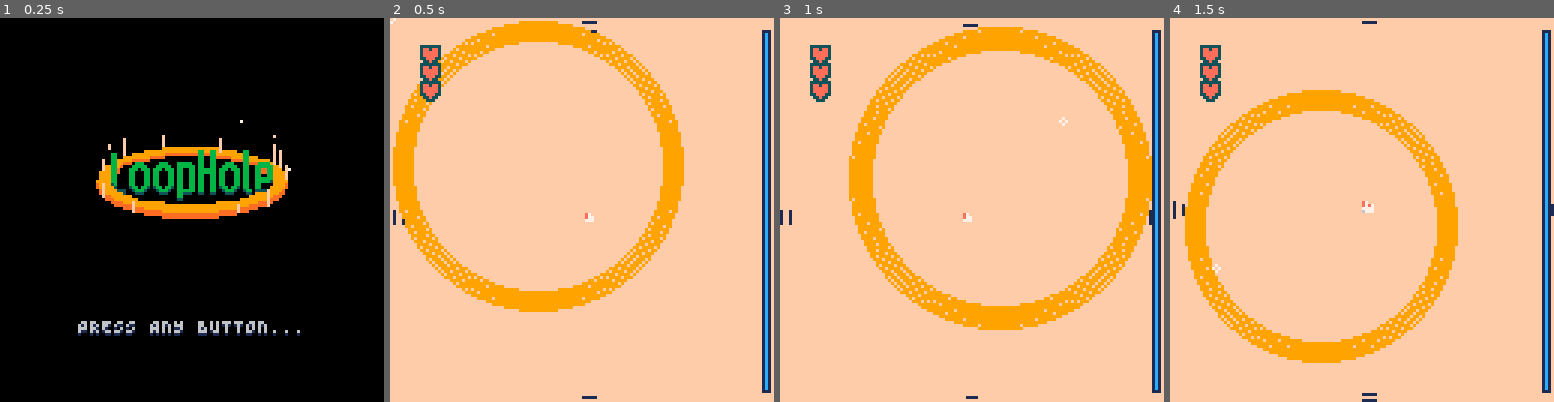
Above: before the commit, frames 1-4 (left to right).
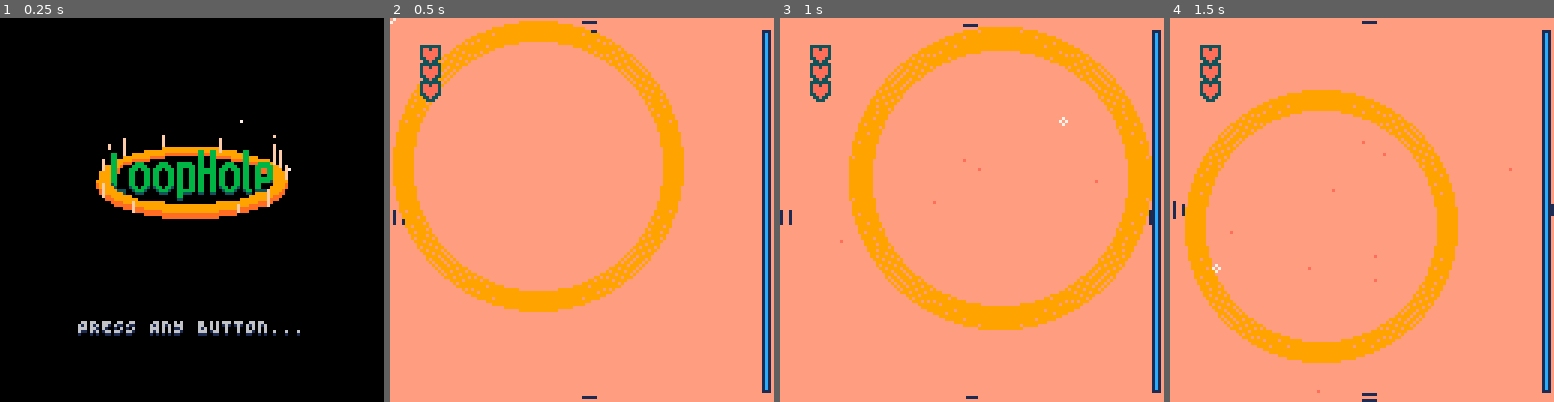
Above: after the commit, the same moments.

Repository: Alfie-Edwards/LoopHole
Game: PICO-8 cartridge loop.p8
Two runs of this game, one before a commit and one after it. Both use one fixed random seed, a clock stepped at 60 frames per second and the inputs below.
Inputs (mouse positions are in pixels of both pictures, inside the frame that each line leads up to):
- Up to frame 1 (0.25 s): no input
- Up to frame 2 (0.5 s): tap X (X key) at 0.33 s
- Up to frame 3 (1 s): click (1060, 121) at 0.67 s; tap O (Z key) at 0.7 s
- Up to frame 4 (1.5 s): tap X (X key) at 1.07 s; click (1216, 267) at 1.22 s

Frame 1 is identical in both runs. In frame 2, 86% of the frame differs, in the area x 0-100%, y 0-100%; in frame 3, 84%; in frame 4, 87%.

Commit message:
First few stages

Diff:
--- a/loop.p8
+++ b/loop.p8
@@ -27,10 +27,10 @@
 
 
 -- set some constants
-z_start = 10
+z_start = 30
 
 loop_max_r = 48
-loop_min_r = 4
+loop_min_r = 6
 loop_nudge_amount = 0.5
 
 loop_max_health = 3
@@ -101,7 +101,7 @@
 
 	curios = {}
 
-	timeline_idx = 1
+	timeline_idx = 4
 	t_started_scene = t()
 end
 
--- a/timeline.lua
+++ b/timeline.lua
@@ -158,6 +158,36 @@
 	}
 end
 
+function vein_curio(config)
+	local curios = {}
+
+	local spacing = (config.line_r * config.scale) * 2
+	local dists = {
+		config.dist - config.r * config.scale - spacing,
+		config.dist,
+		config.dist + config.r * config.scale + spacing,
+	}
+
+	add(curios, inf_line_curio({a = config.a, dist = dists[1], r = config.line_r * config.scale, color = 8}))
+	add(curios, inf_line_curio({a = config.a, dist = dists[3], r = config.line_r * config.scale, color = 8}))
+
+	local sprite_r = (dists[3] - dists[1] - 4 * spacing) / 2
+	local sa, ca = sin(config.a), cos(config.a)
+
+	printh(""..dists[1].." "..dists[2].." "..dists[3].." "..sprite_r)
+
+	for i=-3,3 do
+		local dist = i * (spacing + sprite_r * 2)
+		add(curios, sprite_curio({
+			x = dist * ca + dists[2] * sa,
+			y = dist * sa + dists[2] * ca,
+			r = sprite_r,
+			id = "bloodcell",
+		}))
+	end
+	return curios
+end
+
 function stick_and_ball_curio(config)
 	local curios = {}
 	local max_d = 0
@@ -245,11 +275,15 @@
 end
 
 function inf_line_curio(curio)
+	if curio.dist < 0 then
+		curio.a = (curio.a + 0.5) % 1
+		curio.dist *= -1
+	end
 	local sa, ca = sin(curio.a), cos(curio.a)
-	curio.x1 = -100 * ca + curio.dist * sa
-	curio.y1 = -100 * sa + curio.dist * ca
-	curio.x2 = 100 * ca + curio.dist * sa
-	curio.y2 = 100 * sa + curio.dist * ca
+	curio.x1 = -2000 * ca + curio.dist * sa
+	curio.y1 = -2000 * sa + curio.dist * ca
+	curio.x2 = 2000 * ca + curio.dist * sa
+	curio.y2 = 2000 * sa + curio.dist * ca
 	curio.dist = nil
 	curio.a = nil
 	return line_curio(curio)
@@ -287,8 +321,9 @@
 
 			local sx, sy = world_to_screen(0, 0, z)
 			local sr = cam.zoom * (r / z)
-			sspr(2 * 8, 0,          -- sprite_x, sprite_y
-			     8, 8,              -- sprite_w, sprite_h
+			local spr = sprite_index.eye
+			sspr(spr.x, spr.y,          -- sprite_x, sprite_y
+			     spr.x + spr.w - 1, spr.y + spr.h - 1,              -- sprite_w, sprite_h
 			     sx - sr, sy - sr,  -- x, y
 			     2 * sr, 2 * sr,    -- w, h
 			     false, false)      -- flip_x, flip_y
@@ -299,20 +334,69 @@
 			{
 				progress = 0,
 				curios = sprite_curio({
-					x = 0, y = 0,
-					r = 16, id = "meteor",
+					x = 2, y = 2,
+					r = 6, id = "cell2",
+				}),
+			},
+			{
+				progress = 10,
+				curios = sprite_curio({
+					x = -3, y = 4,
+					r = 11, id = "cell",
+				}),
+			},
+			{
+				progress = 14,
+				curios = sprite_curio({
+					x = -4, y = -3,
+					r = 13, id = "cell3",
 				}),
 			},
 			{
 				progress = 20,
 				curios = sprite_curio({
-					x = 12, y = 12,
-					r = 12, id = "meteor2",
-				}),
-			}
-		}, _make_dust_spawner()),
-	_make_wipe_scene(0, 6), -- red wipe
-	_make_curio_spawner_scene(6,
+					x = 6, y = -4,
+					r = 16, id = "cell3",
+				}),
+			},
+			{
+				progress = 36,
+				curios = sprite_curio({
+					x = 0, y = 1,
+					r = 24, id = "cell",
+				}),
+			},
+			{
+				progress = 48,
+				curios = sprite_curio({
+					x = -45, y = -30,
+					r = 30, id = "cell2",
+				}),
+			},
+			{
+				progress = 54,
+				curios = sprite_curio({
+					x = 40, y = -17,
+					r = 33, id = "cell3",
+				}),
+			},
+			{
+				progress = 58,
+				curios = sprite_curio({
+					x = 4, y = -2,
+					r = 35, id = "cell",
+				}),
+			},
+			{
+				progress = 64,
+				curios = sprite_curio({
+					x = 2, y = -48,
+					r = 38, id = "cell",
+				}),
+			},
+		}, _make_dust_spawner(1)),
+	_make_wipe_scene(0, 10), -- red wipe
+	_make_curio_spawner_scene(14,
 		{
 			{
 				progress = 0,
@@ -322,34 +406,85 @@
 				}),
 			},
 			{
-				progress = 2.5,
+				progress = 4,
 				curios = sprite_curio({
 					x = -8, y = -8,
-					r = 8, id = "bloodcell2",
-				}),
-			},
-			{
-				progress = 5,
+					r = 10, id = "bloodcell2",
+				}),
+			},
+			{
+				progress = 6,
 				curios = sprite_curio({
 					x = 0, y = 0,
-					r = 8, id = "bloodcell",
-				}),
-			},
-			{
-				progress = 7.5,
+					r = 11, id = "bloodcell",
+				}),
+			},
+			{
+				progress = 8,
+				curios = vein_curio({
+					a = rnd(1),
+					dist = 64,
+					r = 10,
+					line_r = 1,
+					scale = 1,
+				})
+			},
+			{
+				progress = 10,
 				curios = sprite_curio({
 					x = 8, y = 8,
-					r = 8, id = "bloodcell3",
-				}),
-			},
-			{
-				progress = 10,
+					r = 13, id = "bloodcell3",
+				}),
+			},
+			{
+				progress = 14,
+				curios = vein_curio({
+					a = rnd(1),
+					dist = 48,
+					r = 10,
+					line_r = 1,
+					scale = 1.5,
+				})
+			},
+			{
+				progress = 18,
 				curios = sprite_curio({
 					x = 16, y = 16,
-					r = 8, id = "bloodcell2",
-				}),
-			},
-		}, _make_dust_spawner(14)),
+					r = 17, id = "bloodcell2",
+				}),
+			},
+			{
+				progress = 22,
+				curios = sprite_curio({
+					x = -53, y = 16,
+					r = 19, id = "bloodcell2",
+				}),
+			},
+			{
+				progress = 28,
+				curios = sprite_curio({
+					x = -53, y = -4,
+					r = 20, id = "bloodcell",
+				}),
+			},
+			{
+				progress = 32,
+				curios = sprite_curio({
+					x = -4, y = 3,
+					r = 22, id = "bloodcell3",
+				}),
+			},
+			{
+				progress = 36,
+				curios = vein_curio({
+					a = rnd(1),
+					dist = 0,
+					r = 10,
+					line_r = 1,
+					scale = 3.5,
+				})
+			},
+		}, _make_dust_spawner(8)),
 	_make_curio_spawner_scene(7,
 		{
 			{
